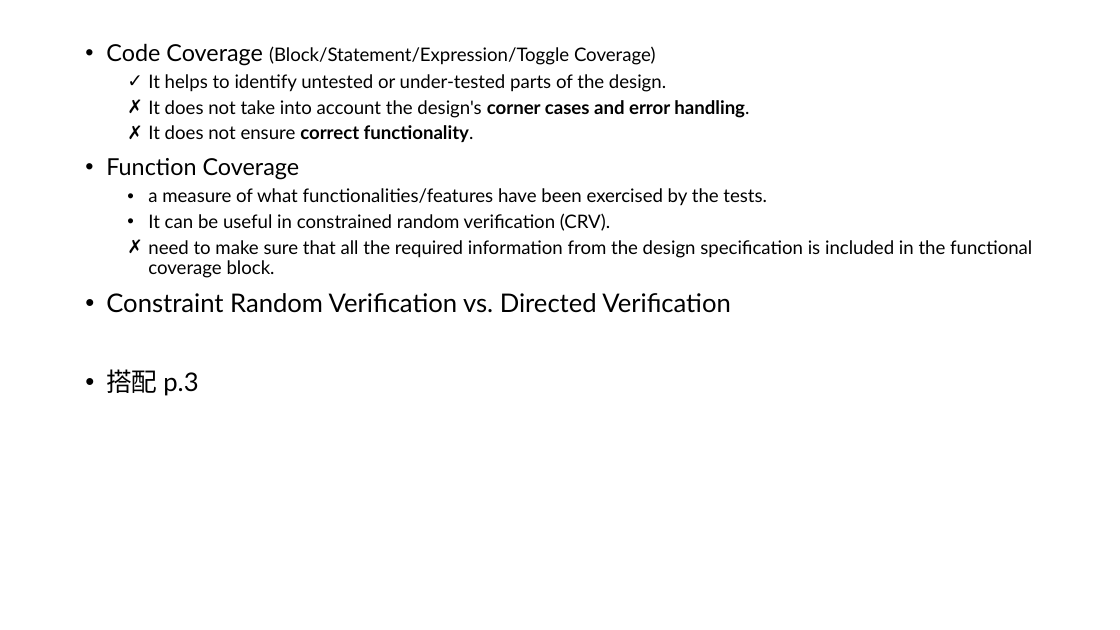
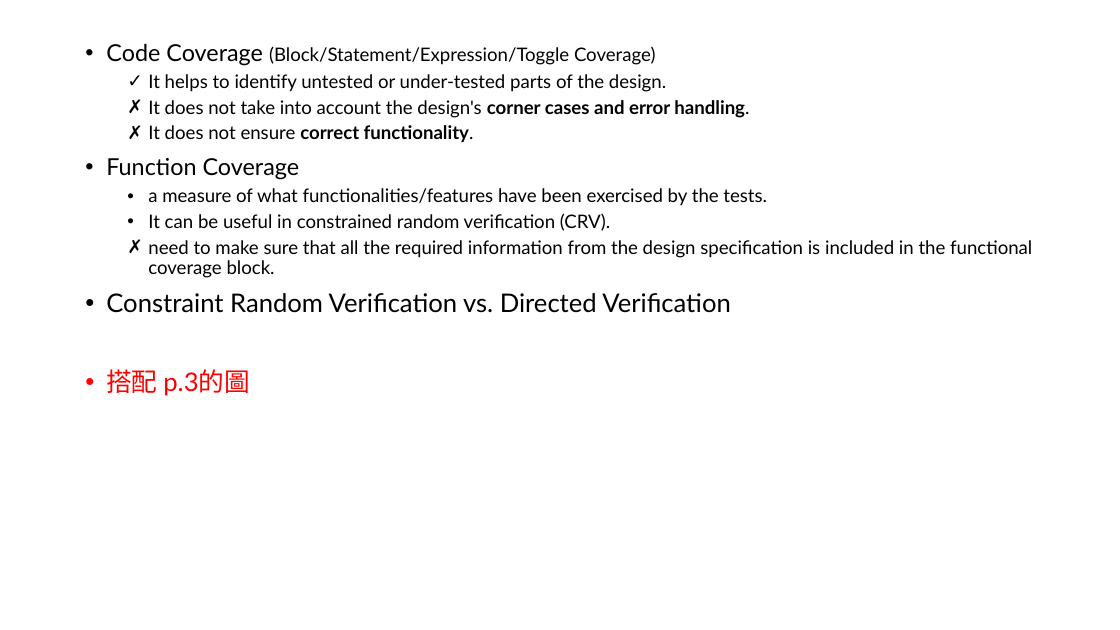
Before and after one commit to KlaudiaZhou/files, a slide deck: slide 2 of 簡報1.pptx. Drawn at 1120x630 pixels with LibreOffice and Linux fonts; fonts in the diff are those of the drawing. Boxes give left, top, right and bottom in pixels: in the first picture for what was removed or moved away, otherwise in the second. Text is boxed around its words. In the diff, an @@ line names an element or a change of style, - is before the commit and + after.

```diff
--- a/簡報1.pptx
+++ b/簡報1.pptx
@@ text at <box>106,369,250,396</box>: text changed; text colour #000000 to #FF0000 @@
-• 搭配 p.3
+• 搭配 p.3的圖
```
Also in this commit, not shown: 2 other slides changed, 4 slides added, 1 slide removed.
